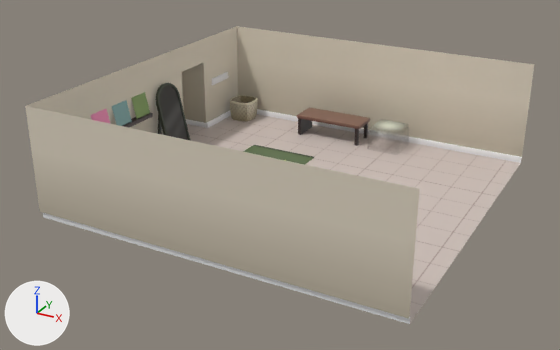
Before and after pictures for a commit that changed the FBX model Project Fog/Assets/Props/Buildings/Interior/Gravel Bedroom/Gravel's room.fbx.
Rendered twice from a 50 mm lens placed at (10.88, -18.49, 11.32), pointed at (-0.45, 2.11, 1.02). Arrows for +X, +Y and +Z are at lower left; the lights stay in place. Where no turn or scale is listed for an object, it has been applied to the vertices. Vertices at the same position are counted once.

The first picture shows 'Carpet', 'Desk', 'Mirror', 'Music box', 'Record display', 'Room', 'clothes Bin'.
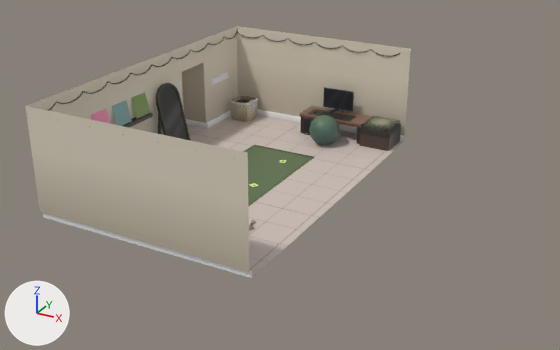
Edits to the bpy script that builds the scene:
```text
Change img_music_box_png:
    img_music_box_png: load_image('Music box.png', 'texture/Music box.png', 512, 512, 'Non-Color') -> load_image('Music box.png', 'texture/Music box.png', 512, 512, 'sRGB')
Change mat_music_box:
    remove n3 = _N.new('ShaderNodeTexImage'); n3.name = 'Image Texture.001'
    remove n3.image = img_music_box_png
    where n0 = _N.new('ShaderNodeBsdfPrincipled'); n0.name = 'Principled BSDF'
    remove _L.new(n3.outputs[0], n0.inputs[4])  # 'Color' to 'Alpha'
    where n2 = _N.new('ShaderNodeTexImage'); n2.name = 'Image Texture'
    add _L.new(n2.outputs[1], n0.inputs[4])  # 'Alpha' to 'Alpha'
Change me_cube:
    used by ob_room; location = (0.0, 0.0, 0.0); rotation_euler = (0.0, -3.142, 0.0), in degrees (0, -180, 0); scale = (-1.0, -1.0, -1.0)
    remove me_cube.from_pydata(...)  # 38 vertices, 30 faces; spans x -7.08..6.01, y -8.51..3.17, z 0.43..4.08
    add me_cube.from_pydata(...)  # 38 vertices, 30 faces; spans x -7.08..1.56, y -8.51..3.17, z 0.43..4.08
    me_cube part 1
    12 vertices are removed from x 6.01, y -8.51..3.17, z 0.43..4.08
    11 faces are deleted
    6 vertices are added at (1.55, 3.11, 0.43), (1.55, -8.45, 0.43), (1.55, -8.45, 0.64), (1.56, -6.03, 0.43), (1.55, 3.11, 0.64), (1.56, -4.51, 0.43)
    6 new vertices lie (7.55, 0.0, 0.0) away from vertices in x -6.01, y -8.51..3.17, z 0.64..4.08
    3 new faces join them, mat_flooring (picture img_flooringtiles_png)
    8 new faces join them, mat_material_001 (picture img_wall_png)
Change ob_desk:
    ob_desk.location: (-1.11, 7.64, 0.43) -> (-1.11, 7.86, 0.43)
Change ob_music_box:
    ob_music_box.location: (1.22, 7.6, 0.43) -> (0.79, 7.81, 0.43)
Add ob_cube:
    ob_cube = bpy.data.objects.new('Cube', me_cube_017)  # 218 vertices, 216 faces; spans x -0.577..0.577, y -0.577..0.577, z -0.015..1.138; in mat_wall_001 (picture img_yoga_ball_png)
    ob_cube.location = (-1.05, 6.72, 0.43)
Add ob_circle_001:
    ob_circle_001 = bpy.data.objects.new('Circle.001', me_circle_001)  # 2339 vertices, 2087 faces; spans x -6.78..0.38, y -0.01..11.71, z -0.08..0.18; in mat_ceiling_lights (picture img_ceiling_lights_png)
    ob_circle_001.location = (0.77, -3.17, 3.69)
Add ob_pccase:
    ob_pccase = bpy.data.objects.new('PcCase', me_cube_012)  # 12 vertices, 9 faces; spans x -0.148..0.148, y -0.455..0.441, z 0.002..0.682; in mat_pccase (picture img_pccase_png)
    ob_pccase.location = (-2.09, 7.7, 0.43)
Add ob_mousenkeyboard:
    ob_mousenkeyboard = bpy.data.objects.new('Mousenkeyboard', me_cube_013)  # 58 vertices, 46 faces; spans x -1.04..0.81, y -0.25..0.48, z 0.0..0.06; in mat_mousenkeyboard (picture img_mousenkeyboard_png)
    ob_mousenkeyboard.location = (-1.14, 7.65, 1.25)
Add ob_tv_screen_stand:
    ob_tv_screen_stand = bpy.data.objects.new('Tv Screen Stand', me_cube_014)  # 68 vertices, 64 faces; spans x -0.638..0.638, y -0.366..0.178, z 0.0..0.938; in mat_flat_screen_tv (picture img_flatscreentv_png)
    ob_tv_screen_stand.location = (-1.16, 8.24, 1.25)
```

Changed parts and their boxes (x1, y1, x2, y2) in the pictures (560 x 350 px):
'Room', reshaped (24% narrower, 15% shorter): before (25, 26, 535, 324); after (25, 26, 411, 278)
'Desk', moved: before (297, 107, 370, 146); after (299, 106, 373, 144)
'Music box', surface changed, moved: before (376, 121, 402, 130); after (359, 119, 401, 151)
'Cube', added (green): after (309, 115, 339, 145)
'Tv Screen Stand', added (black): after (323, 87, 354, 115)
'Circle.001', added: after (27, 31, 400, 159)
'Mousenkeyboard', added: after (307, 109, 356, 121)
'PcCase', added: after (303, 117, 314, 135)
'Carpet', unchanged, uncovered by the edit: before (243, 145, 314, 165); after (243, 145, 314, 207)
